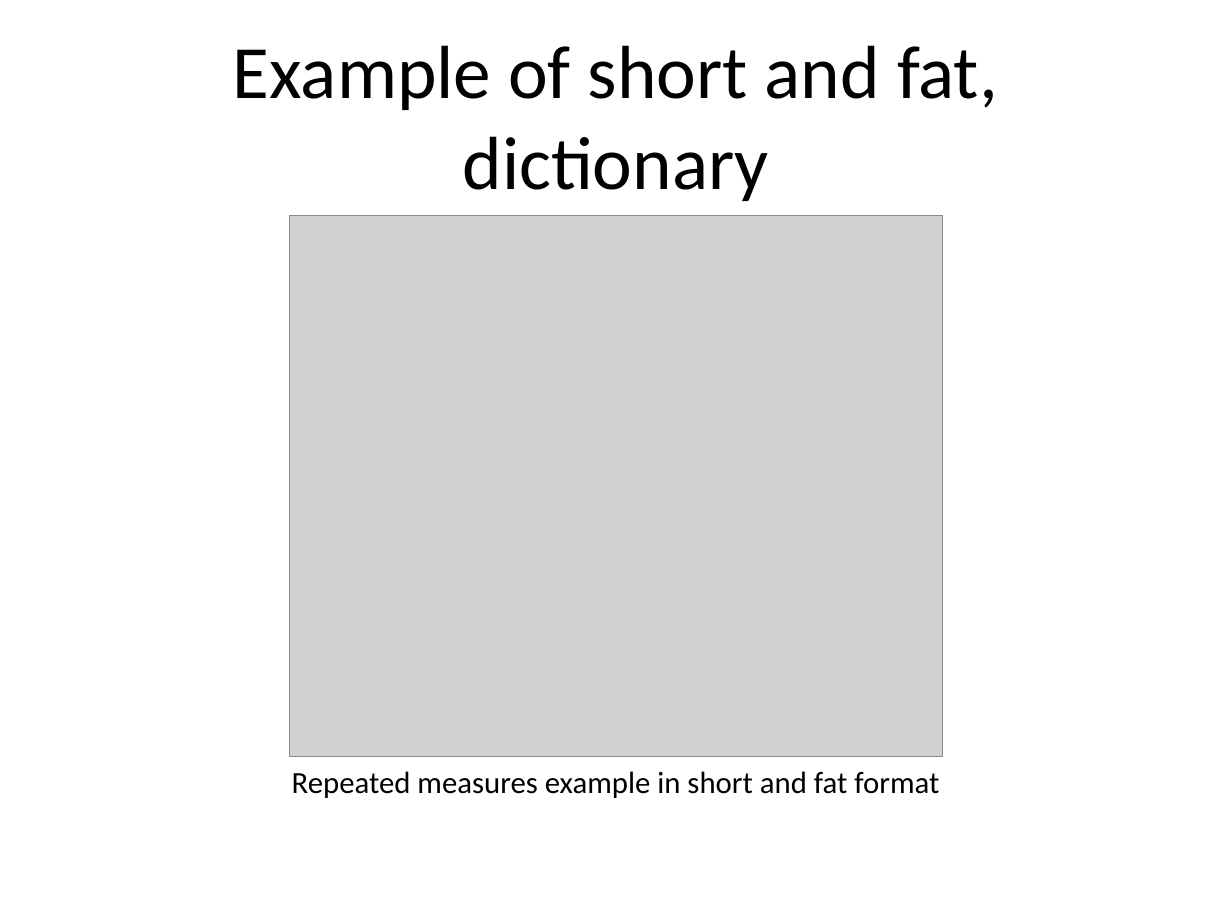
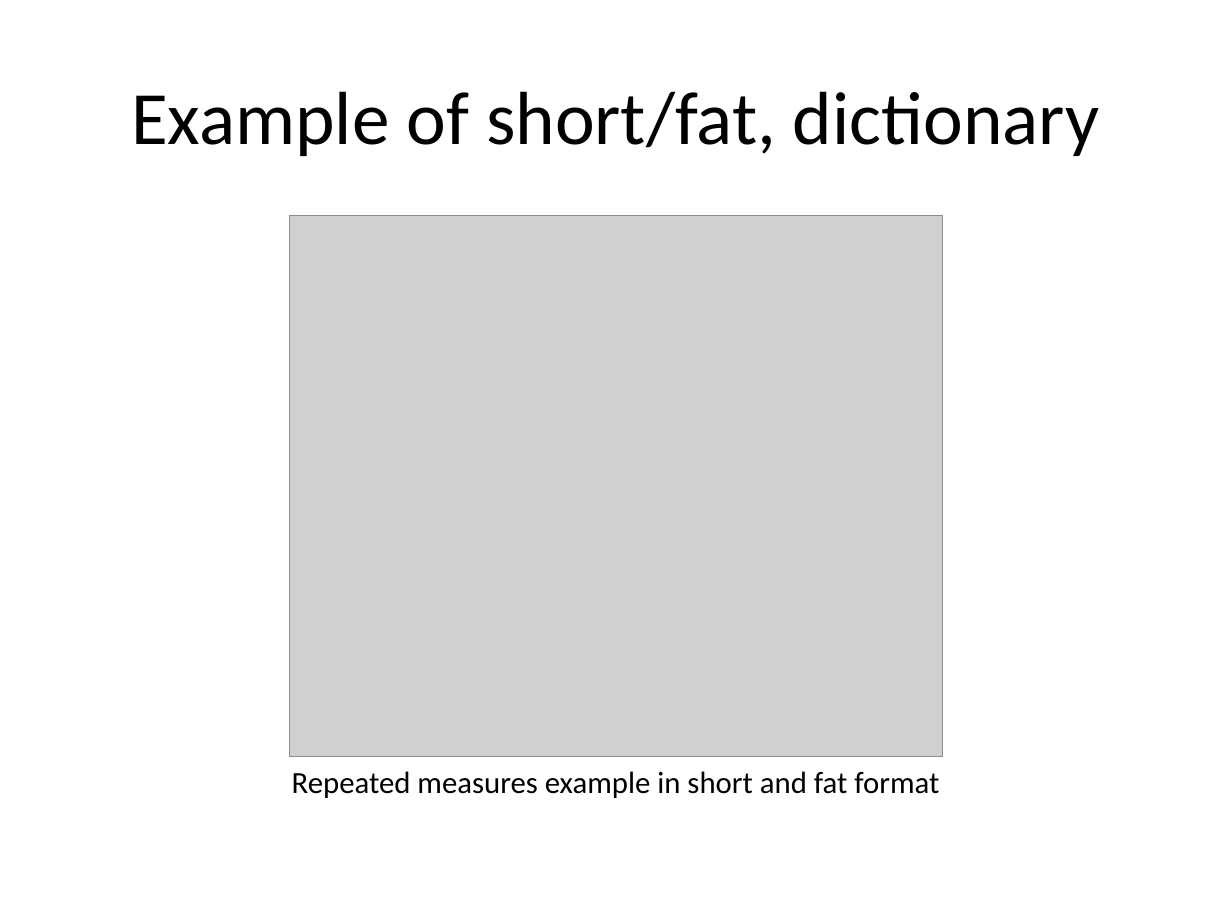
Before and after one commit to classes-medb/5510, a slide deck: slide 26 of src/video-11-data-management.pptx (slide 24 before the commit). Drawn at 1232x924 pixels with LibreOffice and Linux fonts; fonts in the diff are those of the drawing; grey boxes stand for pictures. Boxes give left, top, right and bottom in pixels: in the first picture for what was removed or moved away, otherwise in the second. Text is boxed around its words. In the diff, an @@ line names an element or a change of style, - is before the commit and + after.

```diff
--- a/src/video-11-data-management.pptx
+++ b/src/video-11-data-management.pptx
@@ title at (131,91,1099,156): text changed @@
-Example of short and fat, dictionary
+Example of short/fat, dictionary
```
Also in this commit, not shown: 10 other slides changed, 11 slides added, 24 slides removed, 4 other files.
